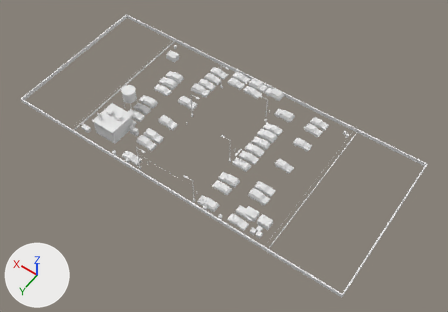
The glTF model models/rooftop/props.glb as it was, and as the next commit left it.
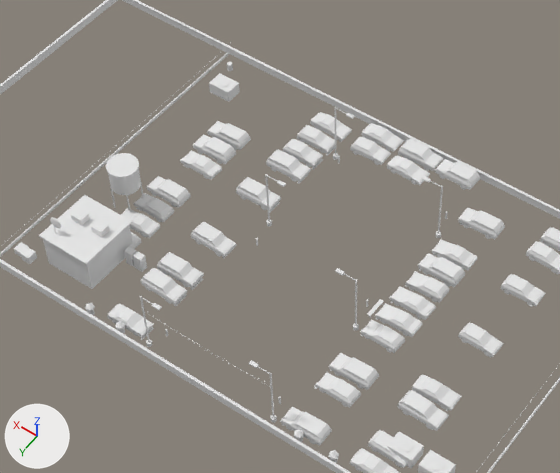
Each version appears first whole from a 50 mm camera at (-57.1, 74.4, 113.0) aimed at (-5.3, 1.9, -1.1), and next in a close-up on the part from 17% to 71% of the width and 6% to 72% of the height. The axes (+X, +Y, +Z) are drawn at lower left. The lights are the same throughout. The older version's two pictures come first. Vertices at exactly the same position are counted once.

Names of what the first close-up shows: 'Props'.
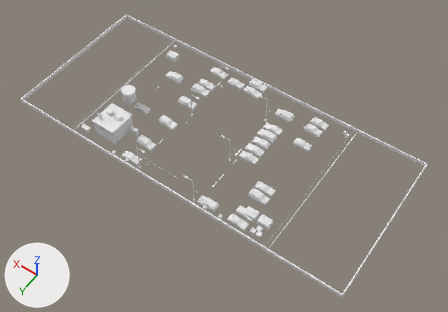
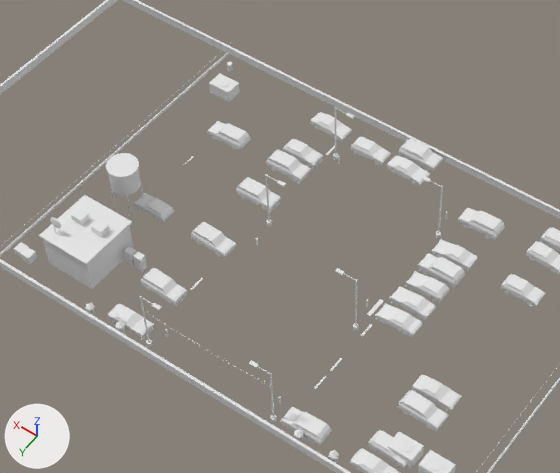
Pixel boxes (x1, y1, x2, y2) of what changed, in the close-ups (560 x 473 px):
part 1 of me_props, deleted
    before: (121, 123, 504, 408)

What changed in the scene script:
```text
Change me_props:
    used by ob_props; location = (0.0, 0.0, 0.0)
    remove me_props.from_pydata(...)  # 39111 vertices, 38604 faces; spans x -45.0..45.0, y -21.8..17.8, z 0.0..7.6
    add me_props.from_pydata(...)  # 27709 vertices, 27442 faces; spans x -45.0..45.0, y -21.8..17.8, z 0.0..7.6
    me_props part 1: 309 loose pieces with 11234 vertices, spanning x -20.9..21.2, y -21.1..11.3, z 0.0..1.7, are deleted
    other edits to the shape of me_props do not show in these pictures
```
